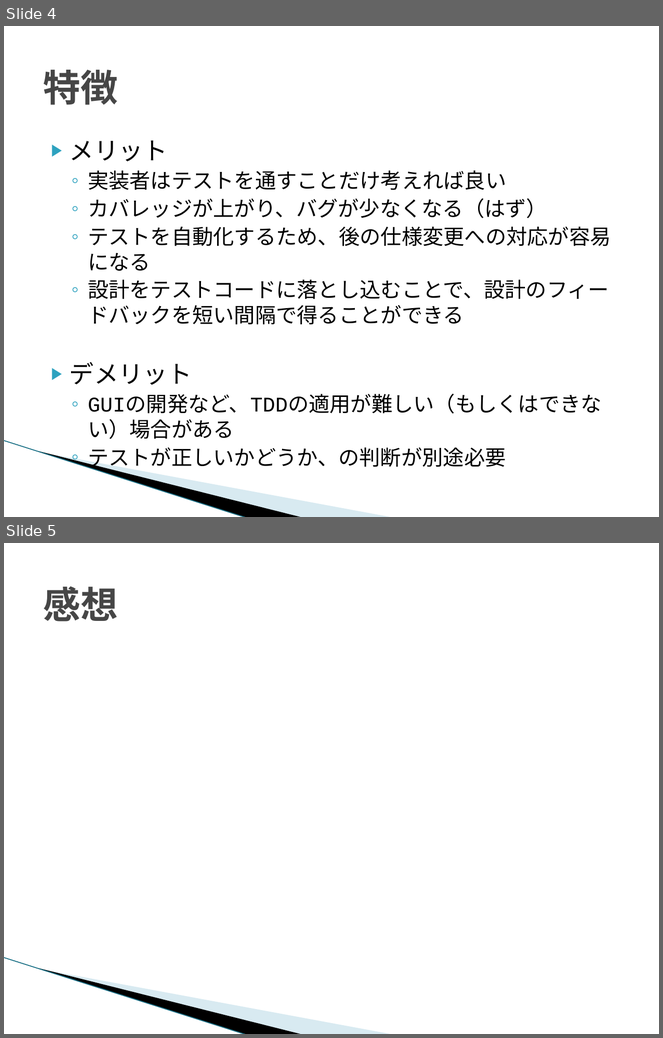
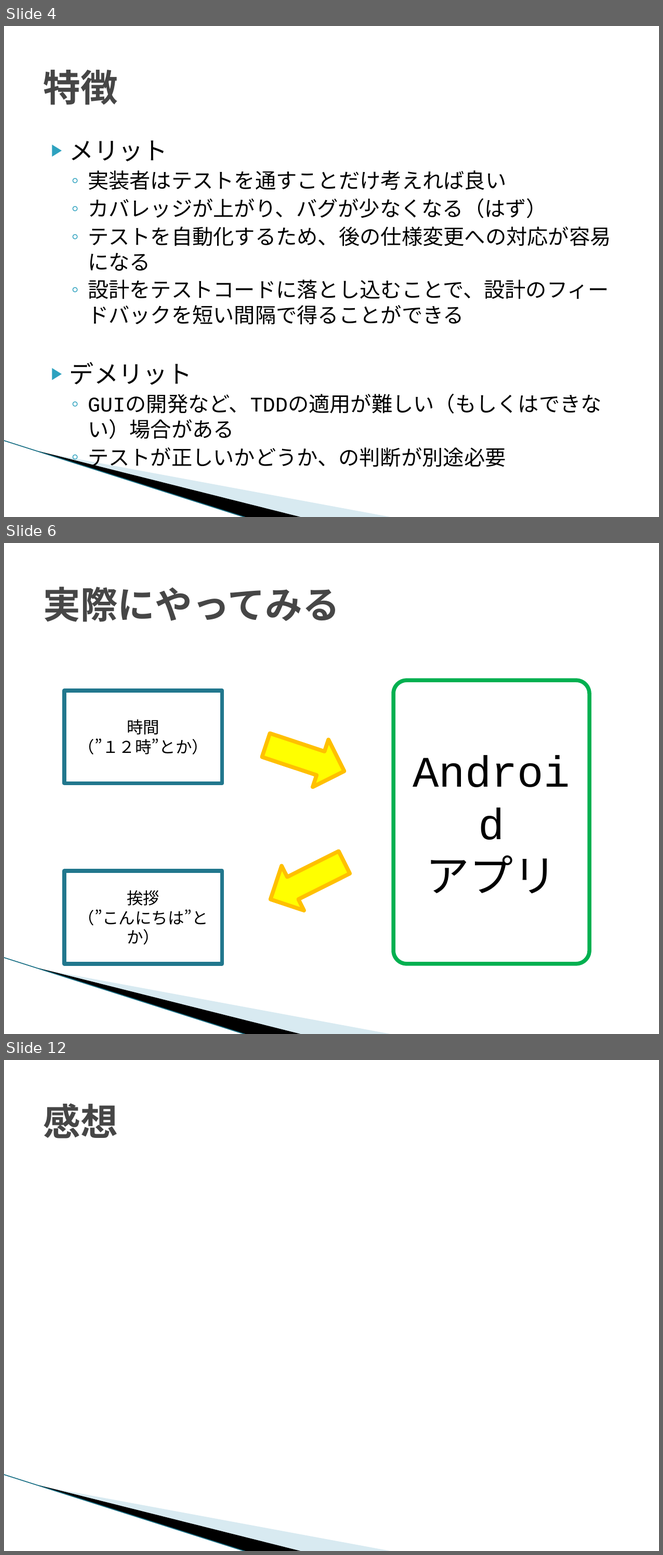
Before and after one commit to YAMADA-Yusuke/teck_talk, a slide deck: テスト駆動開発（TDD）.pptx. Shown one above the other, each under a label of ours: slides 4 and 5 before the commit, slides 4, 6 and 12 after it; the slides between them are not shown. The pictures are 663x1038 and 663x1555 pixels, drawn with LibreOffice and Linux fonts; fonts in the diff are those of the drawing; background and template pictures are left out. Boxes give left, top, right and bottom in pixels: in the first picture for what was removed or moved away, otherwise in the second. Text is boxed around its words. In the diff, an @@ line names an element or a change of style, - is before the commit and + after.

```diff
--- a/テスト駆動開発（TDD）.pptx
+++ b/テスト駆動開発（TDD）.pptx
@@ slide 6 added at [4,543,659,1034], background #FFFFFF; not listed: 3 template elements that a slide beside it also shows @@
@@ title added at [43,587,339,622], 41 pt, text #464646, bold @@
+実際にやってみる
@@ rounded rectangle added at [393,681,589,964], outline #00B050 4.33 pt, 48 pt, text #000000 @@
+Android
+アプリ
@@ rectangle added at [64,691,222,783], outline #21788D 4.33 pt, 18 pt, text #000000 @@
+時間
+（”１２時”とか）
@@ right arrow added at [258,722,352,795], fill #FFFF00, outline #FFC000 4.33 pt @@
@@ right arrow added at [259,840,356,922], fill #FFFF00, outline #FFC000 4.33 pt @@
@@ rectangle added at [64,871,222,964], outline #21788D 4.33 pt, 18 pt, text #000000 @@
+挨拶
+（”こんにちは”とか）
@@ what was slide 5 is now slide 12 @@
```
Also in this commit, not shown: 1 slide changed, 6 other slides added.
